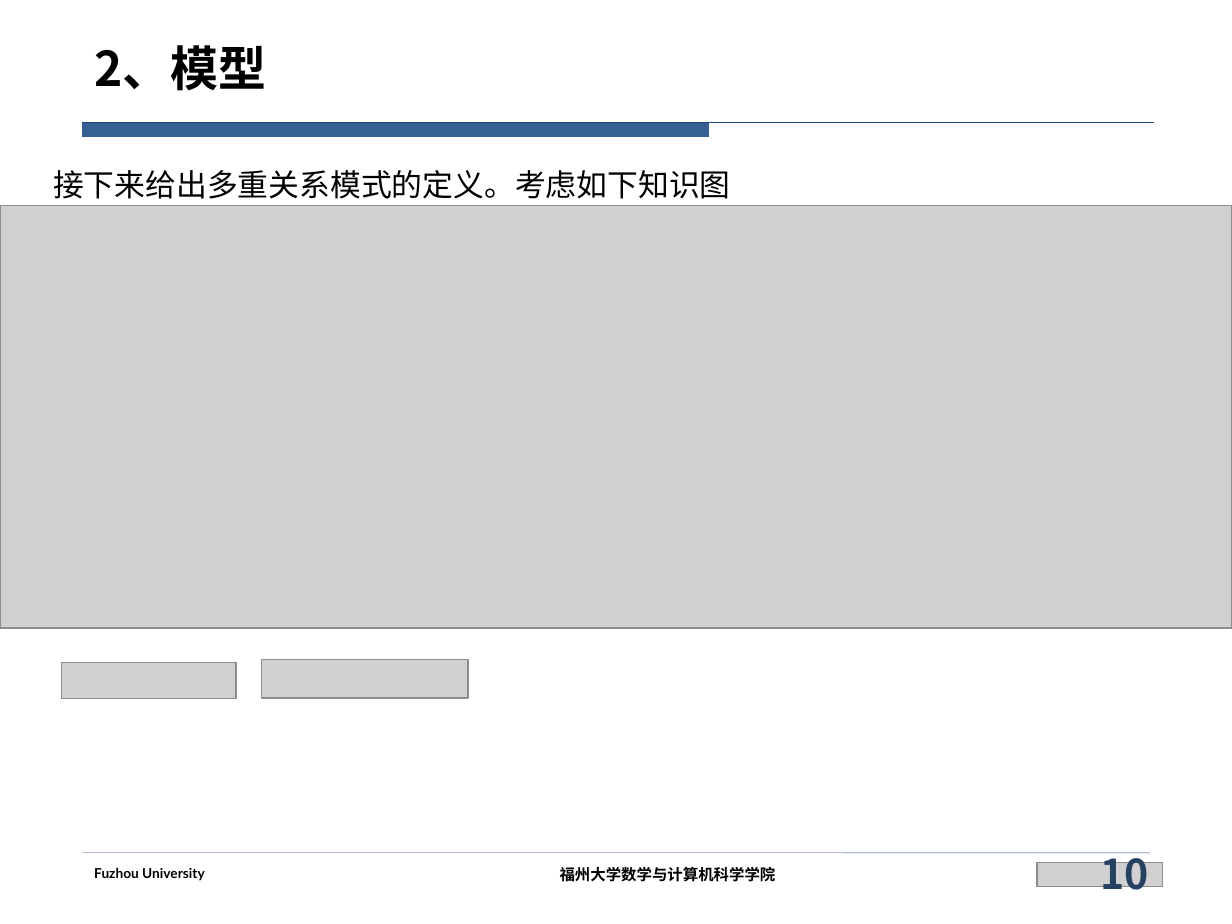
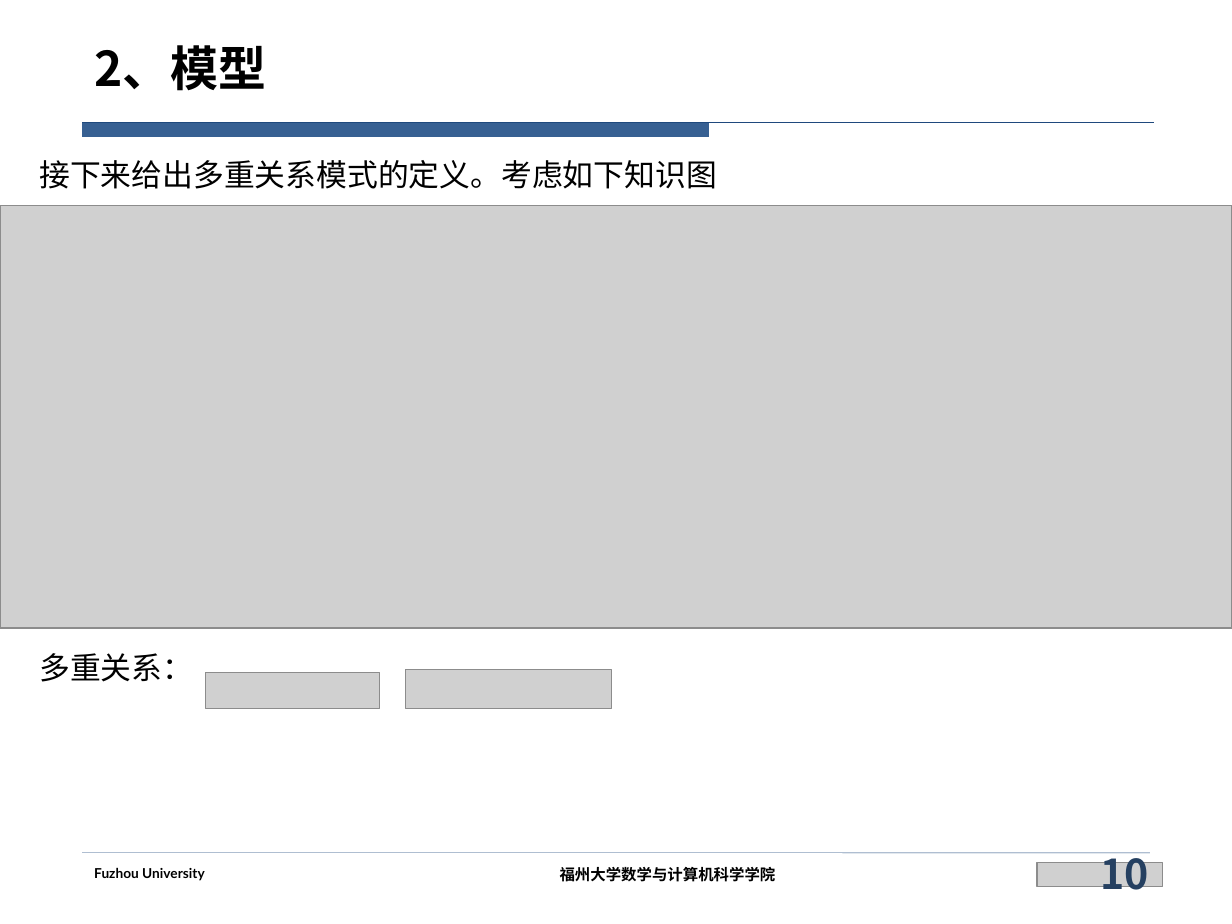
Before and after one commit to siberia0015/Paper-Report, a slide deck: slide 10 of 实验室/DualE/DualE.pptx. Drawn at 1232x924 pixels with LibreOffice and Linux fonts; fonts in the diff are those of the drawing; grey boxes stand for pictures; background and template pictures are left out. Boxes give left, top, right and bottom in pixels: in the first picture for what was removed or moved away, otherwise in the second. Text is boxed around its words. In the diff, an @@ line names an element or a change of style, - is before the commit and + after.

```diff
--- a/实验室/DualE/DualE.pptx
+++ b/实验室/DualE/DualE.pptx
@@ text "接下来给出多重关系模式的定义。考虑如下知识图" moved from (x1=53, y1=170, x2=731, y2=199) to (x1=39, y1=160, x2=717, y2=682) @@
@@ text at (x1=39, y1=653, x2=193, y2=682): paragraph added @@
+多重关系：
@@ picture moved from (x1=62, y1=663, x2=237, y2=699) to (x1=206, y1=673, x2=381, y2=708) @@
@@ picture moved from (x1=261, y1=659, x2=468, y2=697) to (x1=405, y1=670, x2=612, y2=708) @@
```
Also in this commit, not shown: 9 other slides changed, 3 slides added.
